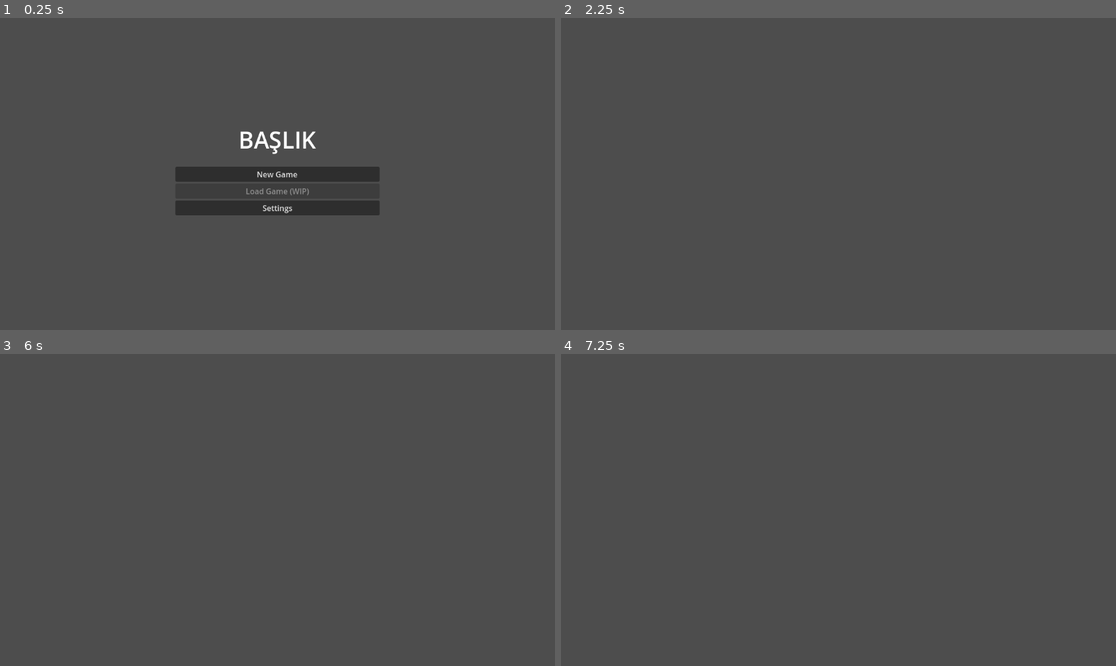
Above: before the commit, frames 1-4 (two rows, left to right).
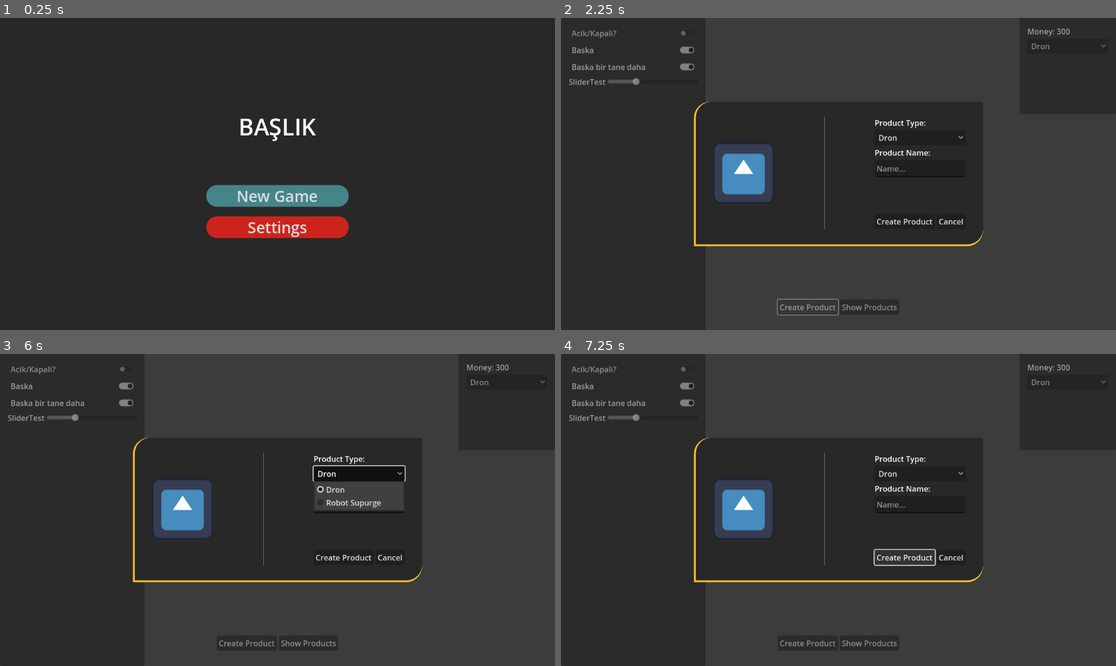
Above: after the commit, the same moments.

Repository: GameJam-Proje/brackeys-2025
Game: Godot game, scene res://main_menu/main_menu.tscn
Two runs of this game, one before a commit and one after it. Both use one fixed random seed, a clock stepped at 60 frames per second and the inputs below. This scene is started directly instead of the project's main scene. The engine's default icon, where the game draws it, is replaced by a stand-in: a white triangle on a blue panel in a dark square.
Inputs (mouse positions are in pixels of both pictures, inside the frame that each line leads up to):
- Up to frame 1 (0.25 s): no input
- Up to frame 2 (2.25 s): click "New Game" at 0.5 s; click (871, 308) at 1.25 s, where only the run after the commit has a clickable "Show Products"; click (805, 308) at 2 s, where only the run after the commit has a clickable "Create Product"
- Up to frame 3 (6 s): click (72, 369) at 2.75 s, where only the run after the commit has a clickable "Acik/Kapali?"; click (72, 385) at 3.5 s, where only the run after the commit has a clickable "Baska"; click (72, 403) at 4.25 s, where only the run after the commit has a clickable "Baska bir tane daha"; click (505, 382) at 5 s, where only the run after the commit has a clickable "Dron"; click (360, 472) at 5.75 s, where only the run after the commit has a clickable "Dron"
- Up to frame 4 (7.25 s): click (905, 556) at 6.5 s, where only the run after the commit has a clickable "Create Product"

The runs differ from the first frame. In frame 1, 96% of the frame differs, in the area x 0-100%, y 0-100%; in frame 2, 54%; in frame 3, 53%; in frame 4, 54%.

Commit message:
ana menu tema degisikligi

Diff:
--- a/main_menu/main_menu.gd
+++ b/main_menu/main_menu.gd
@@ -2,7 +2,7 @@
 
 
 func _on_new_game_button_pressed() -> void:
-	get_tree().change_scene_to_file("res://main_menu/new_game_menu.tscn")
+	get_tree().change_scene_to_file("res://game.tscn")
 
 func _on_load_game_button_pressed() -> void:
 	get_tree().change_scene_to_file("res://main_menu/load_game_menu.tscn")
--- a/main_menu/main_menu.tscn
+++ b/main_menu/main_menu.tscn
@@ -6,6 +6,34 @@
 font_size = 48
 
 [sub_resource type="StyleBoxEmpty" id="StyleBoxEmpty_ghkrw"]
+
+[sub_resource type="StyleBoxFlat" id="StyleBoxFlat_ih3w3"]
+bg_color = Color(0.513726, 0.647059, 0.596078, 1)
+corner_radius_top_left = 32
+corner_radius_top_right = 32
+corner_radius_bottom_right = 32
+corner_radius_bottom_left = 32
+
+[sub_resource type="StyleBoxFlat" id="StyleBoxFlat_114gi"]
+bg_color = Color(0.270588, 0.521569, 0.533333, 1)
+corner_radius_top_left = 32
+corner_radius_top_right = 32
+corner_radius_bottom_right = 32
+corner_radius_bottom_left = 32
+
+[sub_resource type="StyleBoxFlat" id="StyleBoxFlat_im5i8"]
+bg_color = Color(0.984314, 0.286275, 0.203922, 1)
+corner_radius_top_left = 32
+corner_radius_top_right = 32
+corner_radius_bottom_right = 32
+corner_radius_bottom_left = 32
+
+[sub_resource type="StyleBoxFlat" id="StyleBoxFlat_5qw0o"]
+bg_color = Color(0.8, 0.141176, 0.113725, 1)
+corner_radius_top_left = 32
+corner_radius_top_right = 32
+corner_radius_bottom_right = 32
+corner_radius_bottom_left = 32
 
 [node name="MainMenu" type="Control"]
 layout_mode = 3
@@ -15,6 +43,15 @@
 grow_horizontal = 2
 grow_vertical = 2
 script = ExtResource("1_4oguv")
+
+[node name="TextureRect" type="ColorRect" parent="."]
+layout_mode = 1
+anchors_preset = 15
+anchor_right = 1.0
+anchor_bottom = 1.0
+grow_horizontal = 2
+grow_vertical = 2
+color = Color(0.156863, 0.156863, 0.156863, 1)
 
 [node name="VBoxContainer" type="VBoxContainer" parent="."]
 layout_mode = 1
@@ -38,23 +75,43 @@
 vertical_alignment = 1
 
 [node name="VSeparator" type="VSeparator" parent="VBoxContainer"]
-custom_minimum_size = Vector2(0, 15.27)
+custom_minimum_size = Vector2(0, 80)
 layout_mode = 2
 theme_override_styles/separator = SubResource("StyleBoxEmpty_ghkrw")
 
-[node name="NewGameButton" type="Button" parent="VBoxContainer"]
+[node name="MarginContainer" type="MarginContainer" parent="VBoxContainer"]
 layout_mode = 2
+theme_override_constants/margin_left = 64
+theme_override_constants/margin_right = 64
+
+[node name="VBoxContainer" type="VBoxContainer" parent="VBoxContainer/MarginContainer"]
+layout_mode = 2
+
+[node name="MarginContainer" type="MarginContainer" parent="VBoxContainer/MarginContainer/VBoxContainer"]
+layout_mode = 2
+theme_override_constants/margin_bottom = 16
+
+[node name="NewGameButton" type="Button" parent="VBoxContainer/MarginContainer/VBoxContainer/MarginContainer"]
+layout_mode = 2
+theme_override_font_sizes/font_size = 32
+theme_override_styles/hover = SubResource("StyleBoxFlat_ih3w3")
+theme_override_styles/normal = SubResource("StyleBoxFlat_114gi")
 text = "New Game"
 
-[node name="LoadGameButton" type="Button" parent="VBoxContainer"]
+[node name="LoadGameButton" type="Button" parent="VBoxContainer/MarginContainer/VBoxContainer"]
+visible = false
 layout_mode = 2
+theme_override_font_sizes/font_size = 32
 disabled = true
 text = "Load Game (WIP)"
 
-[node name="SettingsButton" type="Button" parent="VBoxContainer"]
+[node name="SettingsButton" type="Button" parent="VBoxContainer/MarginContainer/VBoxContainer"]
 layout_mode = 2
+theme_override_font_sizes/font_size = 32
+theme_override_styles/hover = SubResource("StyleBoxFlat_im5i8")
+theme_override_styles/normal = SubResource("StyleBoxFlat_5qw0o")
 text = "Settings"
 
-[connection signal="pressed" from="VBoxContainer/NewGameButton" to="." method="_on_new_game_button_pressed"]
-[connection signal="pressed" from="VBoxContainer/LoadGameButton" to="." method="_on_load_game_button_pressed"]
-[connection signal="pressed" from="VBoxContainer/SettingsButton" to="." method="_on_settings_button_pressed"]
+[connection signal="pressed" from="VBoxContainer/MarginContainer/VBoxContainer/MarginContainer/NewGameButton" to="." method="_on_new_game_button_pressed"]
+[connection signal="pressed" from="VBoxContainer/MarginContainer/VBoxContainer/LoadGameButton" to="." method="_on_load_game_button_pressed"]
+[connection signal="pressed" from="VBoxContainer/MarginContainer/VBoxContainer/SettingsButton" to="." method="_on_settings_button_pressed"]
Not shown: 1 places in main_menu/main_menu.tscn that only renumber resources
